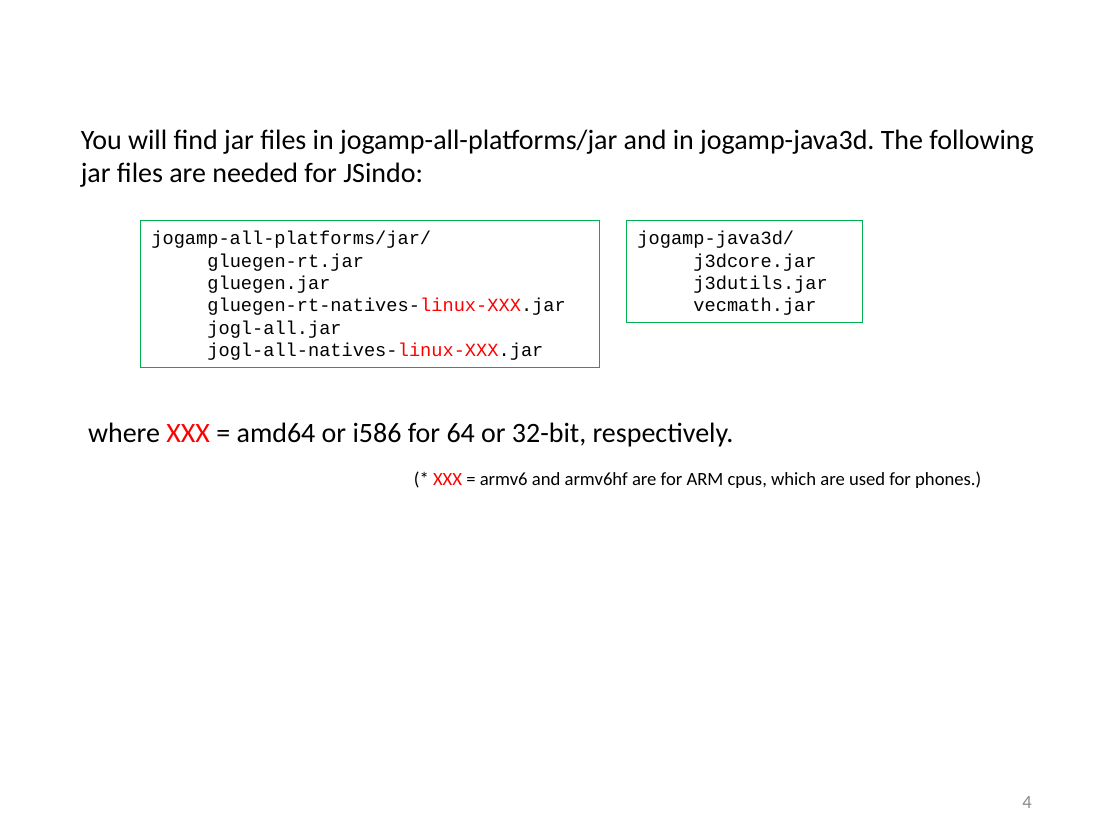
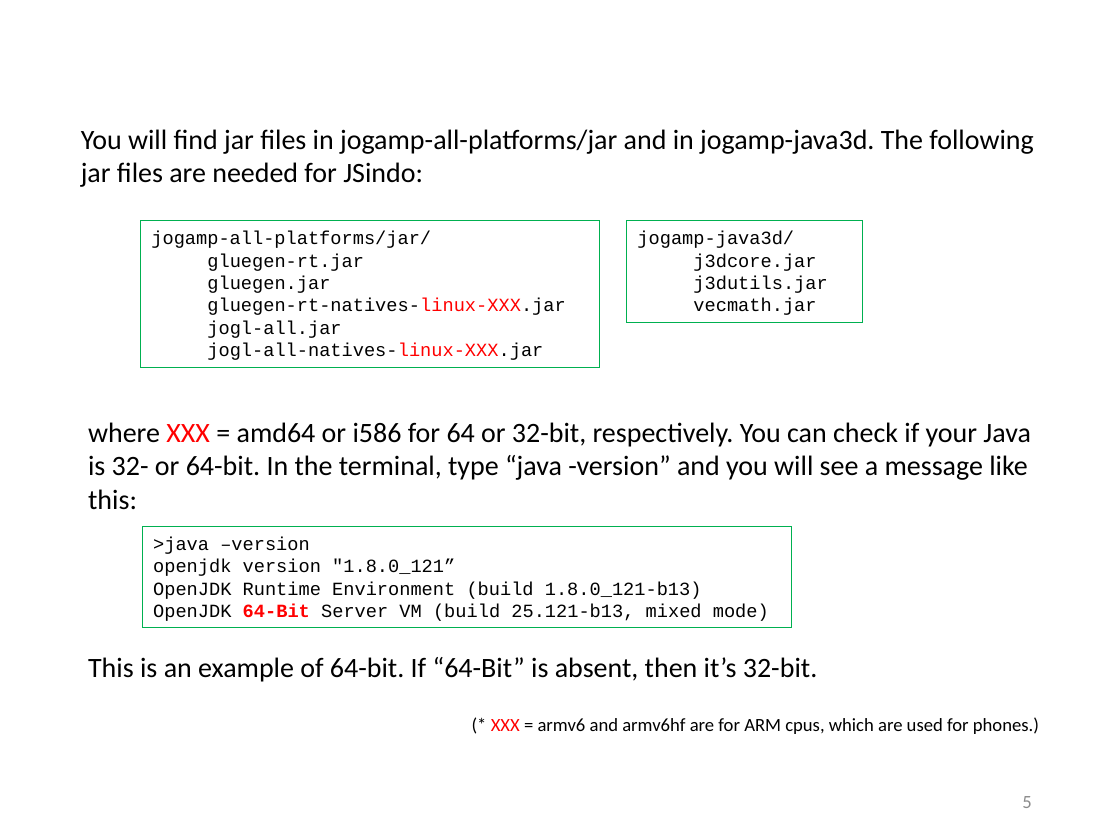
Before and after one commit to yagikiyoshi/sindo, a slide deck: slide 6 of doc/JSindo/install_linux.pptx (slide 5 before the commit). Drawn at 1120x840 pixels with LibreOffice and Linux fonts; fonts in the diff are those of the drawing. Boxes give left, top, right and bottom in pixels: in the first picture for what was removed or moved away, otherwise in the second. Text is boxed around its words. In the diff, an @@ line names an element or a change of style, - is before the commit and + after.

```diff
--- a/doc/JSindo/install_linux.pptx
+++ b/doc/JSindo/install_linux.pptx
@@ text at [88, 422, 1031, 682]: text changed @@
-where XXX = amd64 or i586 for 64 or 32-bit, respectively.
+where XXX = amd64 or i586 for 64 or 32-bit, respectively. You can check if your Java is 32- or 64-bit. In the terminal, type “java -version” and you will see a message like this:
+This is an example of 64-bit. If “64-Bit” is absent, then it’s 32-bit.
@@ rectangle added at [142, 526, 791, 628], outline #00B050 0.75 pt, 12 pt, text #000000 @@
+>java –version
+openjdk version "1.8.0_121”
+OpenJDK Runtime Environment (build 1.8.0_121-b13)
+OpenJDK 64-Bit Server VM (build 25.121-b13, mixed mode)
@@ text "(* XXX = armv6 and ...": place and size @@
-text "(* XXX = armv6 and ..." at [433, 471, 981, 488]
+text "(* XXX = armv6 and ..." at [491, 717, 1039, 734]
@@ page number at [1022, 796, 1031, 808]: text changed @@
-4
+5
```
Also in this commit, not shown: 5 other slides changed, 3 slides added, 3 slides removed, 6 other files.
